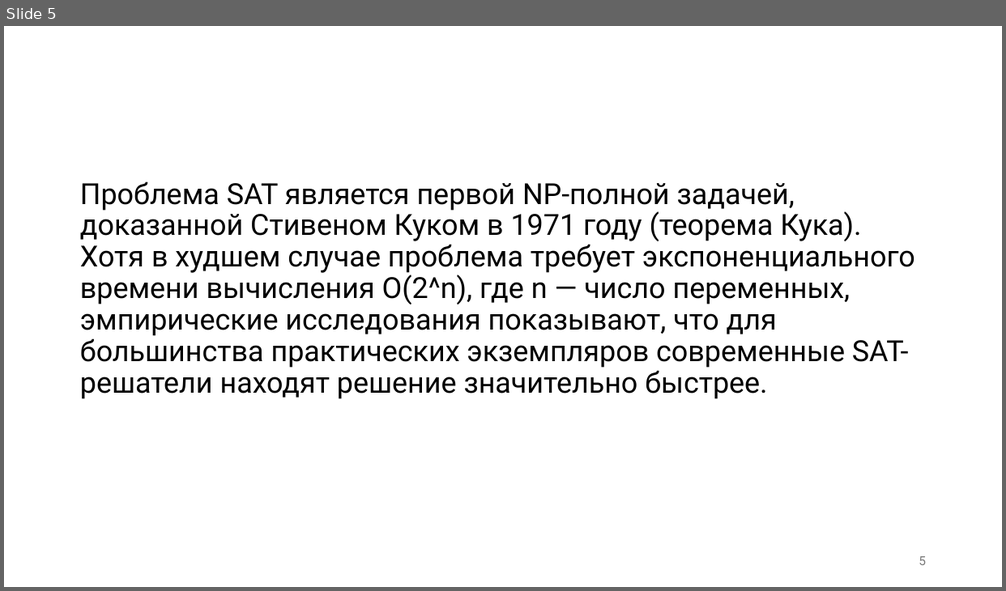
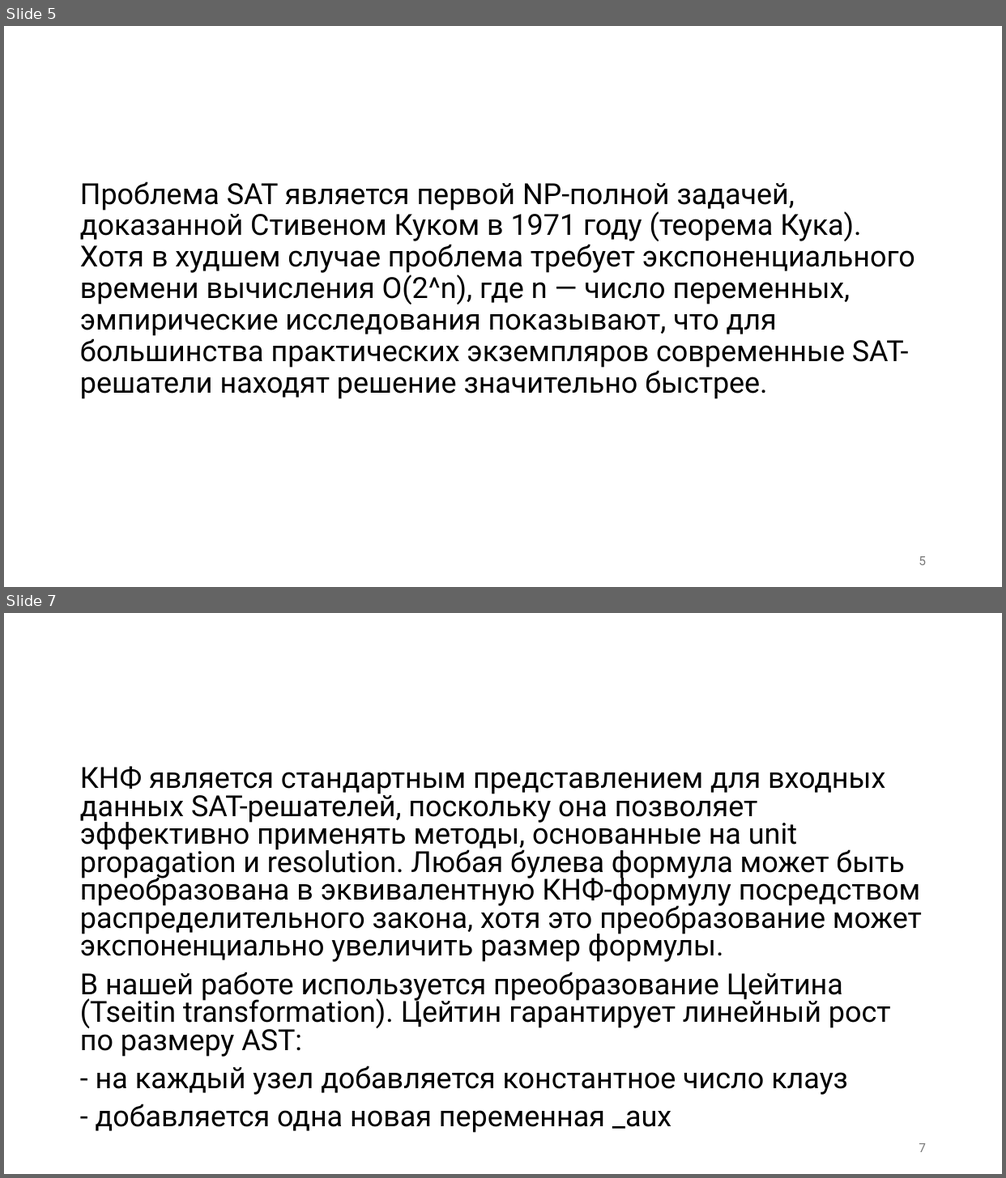
Before and after one commit to PlatonBarchenkov/SAT_Solver, a slide deck: SAT-решатели (презентация).pptx. Shown one above the other, each under a label of ours: slide 5 before the commit, slides 5 and 7 after it; the slides between them are not shown. The pictures are 1006x591 and 1006x1178 pixels, drawn with LibreOffice and Linux fonts; fonts in the diff are those of the drawing; background and template pictures are left out. Boxes give left, top, right and bottom in pixels: in the first picture for what was removed or moved away, otherwise in the second. Text is boxed around its words. In the diff, an @@ line names an element or a change of style, - is before the commit and + after.

```diff
--- a/SAT-решатели (презентация).pptx
+++ b/SAT-решатели (презентация).pptx
@@ slide 7 added at bbox=[4, 613, 1002, 1174], background picture (left out) @@
@@ title added at bbox=[19, 613, 1002, 688], 44 pt, text #FFFFFF @@
+Математические основы
@@ text added at bbox=[80, 766, 922, 1133], 28 pt, text #000000 @@
+КНФ является стандартным представлением для входных данных SAT-решателей, поскольку она позволяет эффективно применять методы, основанные на unit propagation и resolution. Любая булева формула может быть преобразована в эквивалентную КНФ-формулу посредством распределительного закона, хотя это преобразование может экспоненциально увеличить размер формулы.
+В нашей работе используется преобразование Цейтина (Tseitin transformation). Цейтин гарантирует линейный рост по размеру AST:
+- на каждый узел добавляется константное число клауз
+- добавляется одна новая переменная _aux
@@ page number added at bbox=[918, 1144, 926, 1152], 12 pt, text #797979 @@
+7
```
Also in this commit, not shown: 6 slides changed, 5 other slides added, 3 other files.
